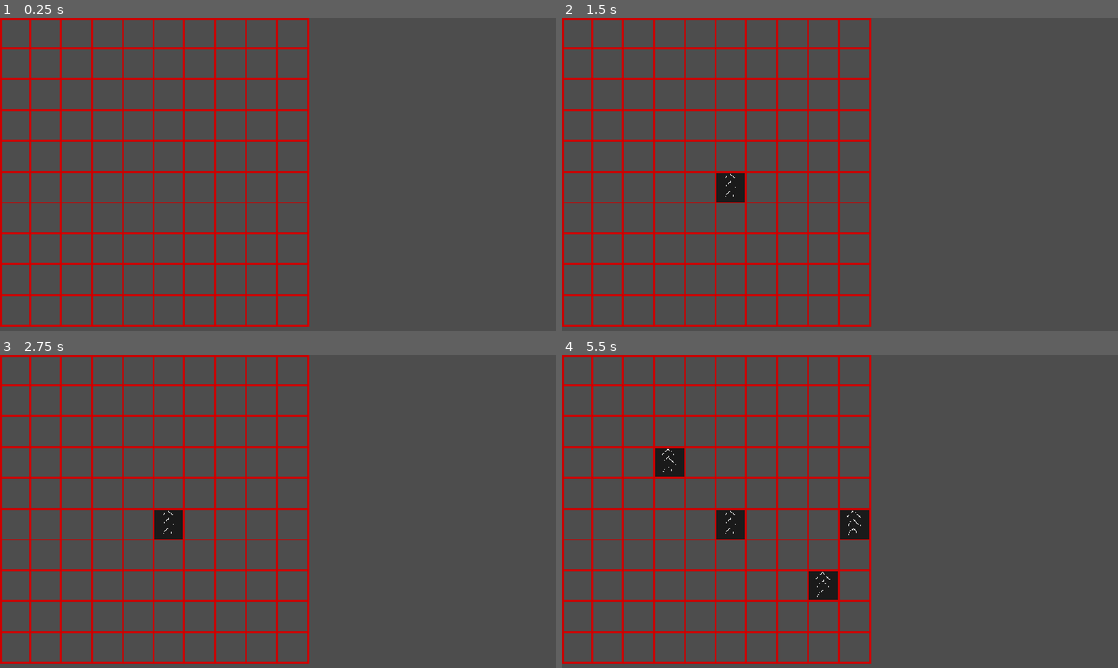
Above: before the commit, frames 1-4 (two rows, left to right).
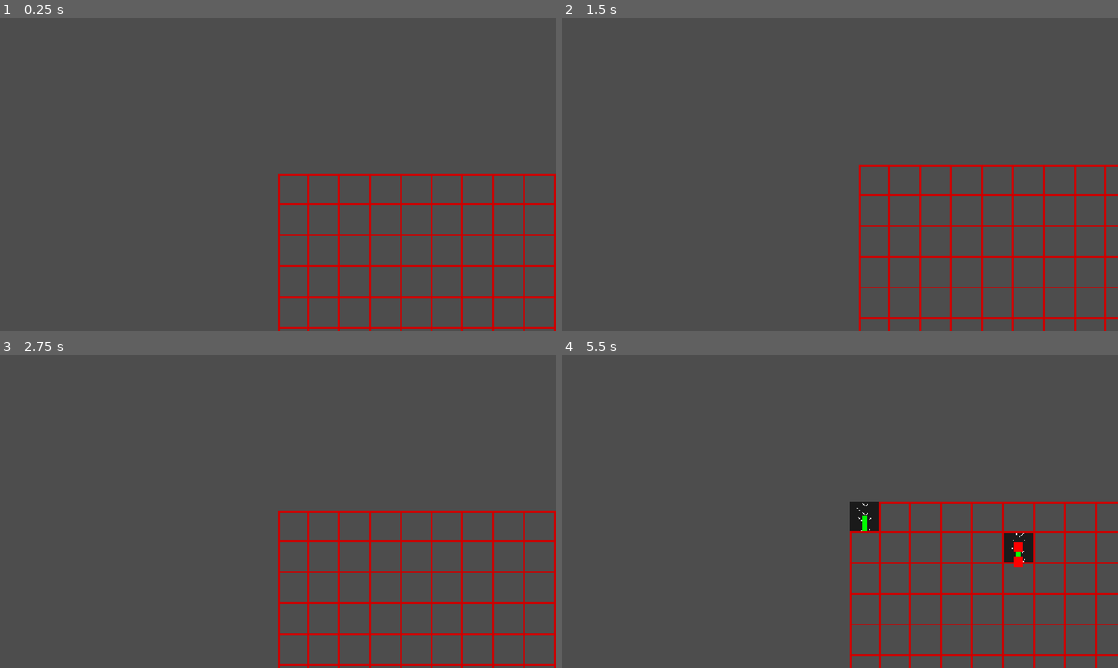
Above: after the commit, the same moments.

Repository: maksymiblue12/TFMG-Mania
Game: Godot game, scene res://world/world.tscn
The game is run twice, just before and just after one commit, with the same random seed, the same clock (stepped at 60 frames per second) and the same inputs.
Inputs (mouse positions are in pixels of both pictures, inside the frame that each line leads up to):
- Up to frame 1 (0.25 s): no input
- Up to frame 2 (1.5 s): tap Enter (ui_accept) at 0.5, 0.77, 1.07, 1.25 s; move the mouse to (962, 158) at 0.52 s; tap S (camera_down, bound only after the commit) at 0.6 s; click (962, 158) at 0.67 s; tap A (camera_left, bound only after the commit) at 0.8, 1.35 s; move the mouse to (728, 190) at 1.27 s; click (728, 190) at 1.42 s
- Up to frame 3 (2.75 s): tap Enter (ui_accept) at 1.52, 1.82, 2 s; tap D (camera_right, bound only after the commit) at 1.55, 2.1 s; move the mouse to (333, 442) at 2.02 s; click (333, 442) at 2.17 s; tap W (camera_up, bound only after the commit) at 2.3 s
- Up to frame 4 (5.5 s): tap Enter (ui_accept) at 2.75, 3.02, 3.32, 3.5, 3.77, 3.8, 4.07, 4.35, 4.52, 4.82, 5 s; move the mouse to (812, 574) at 2.77 s; tap W (camera_up, bound only after the commit) at 2.85 s; click (812, 574) at 2.92 s; tap R (rotate_building, bound only after the commit) at 3.05 s; move the mouse to (1006, 558) at 3.52 s; hold R (rotate_building, bound only after the commit) 3.53-4.28 s; click (1006, 558) at 3.67 s; move the mouse to (673, 464) at 4.27 s; click (673, 464) at 4.42 s; tap S (camera_down, bound only after the commit) at 4.55, 5.1 s; move the mouse to (867, 511) at 5.02 s; click (867, 511) at 5.17 s; tap A (camera_left, bound only after the commit) at 5.3 s

The runs differ from the first frame. In frame 1, 10% of the frame differs, in the area x 0-100%, y 0-100%; in frame 2, 11%; in frame 3, 11%; in frame 4, 13%.

Commit message:
Fix belts

Diff:
--- /dev/null
+++ b/assets/belt_animation.gdshader
@@ -0,0 +1,10 @@
+shader_type canvas_item;
+
+uniform float speed:hint_range(0.0, 10.0, 0.1)=1.0;
+
+void fragment() {
+	vec2 uv=UV;
+	uv.y=fract(uv.y+speed*TIME);
+	vec4 col=texture(TEXTURE,uv);
+	COLOR=col;
+}
--- a/game_constants.gd
+++ b/game_constants.gd
@@ -13,3 +13,11 @@
 	DIRECTION.RIGHT:Vector2.LEFT,
 	DIRECTION.DOWN:Vector2.UP,
 }
+var NEXT_DIRECTION={
+	DIRECTION.LEFT:DIRECTION.UP,
+	DIRECTION.UP:DIRECTION.RIGHT,
+	DIRECTION.RIGHT:DIRECTION.DOWN,
+	DIRECTION.DOWN:DIRECTION.LEFT
+}
+
+enum ITEM_TYPE {NONE,iron}
--- /dev/null
+++ b/game_state.gd
@@ -0,0 +1,18 @@
+extends Node
+
+var belt_manager:BeltManager
+
+var tile_to_place:BaseBuilding=Belt.new()
+
+func _ready() -> void:
+	belt_manager=get_tree().root.get_node("/root/world/BeltManager")
+
+func get_placable_tile():
+	return tile_to_place.get_copy()
+
+func _input(event: InputEvent) -> void:
+	if (event.is_action_pressed("rotate_building")):
+		tile_to_place.rotate_tile()
+
+func _process(delta: float) -> void:
+	pass
--- a/project.godot
+++ b/project.godot
@@ -18,6 +18,7 @@
 [autoload]
 
 GameConstants="*uid://dl0gssxhigtmh"
+GameState="*uid://c0covhy0p6m58"
 
 [display]
 
@@ -29,6 +30,34 @@
 version_control/plugin_name="GitPlugin"
 version_control/autoload_on_startup=true
 
+[input]
+
+camera_left={
+"deadzone": 0.2,
+"events": [Object(InputEventKey,"resource_local_to_scene":false,"resource_name":"","device":-1,"window_id":0,"alt_pressed":false,"shift_pressed":false,"ctrl_pressed":false,"meta_pressed":false,"pressed":false,"keycode":0,"physical_keycode":65,"key_label":0,"unicode":97,"location":0,"echo":false,"script":null)
+]
+}
+camera_right={
+"deadzone": 0.2,
+"events": [Object(InputEventKey,"resource_local_to_scene":false,"resource_name":"","device":-1,"window_id":0,"alt_pressed":false,"shift_pressed":false,"ctrl_pressed":false,"meta_pressed":false,"pressed":false,"keycode":0,"physical_keycode":68,"key_label":0,"unicode":100,"location":0,"echo":false,"script":null)
+]
+}
+camera_up={
+"deadzone": 0.2,
+"events": [Object(InputEventKey,"resource_local_to_scene":false,"resource_name":"","device":-1,"window_id":0,"alt_pressed":false,"shift_pressed":false,"ctrl_pressed":false,"meta_pressed":false,"pressed":false,"keycode":0,"physical_keycode":87,"key_label":0,"unicode":119,"location":0,"echo":false,"script":null)
+]
+}
+camera_down={
+"deadzone": 0.2,
+"events": [Object(InputEventKey,"resource_local_to_scene":false,"resource_name":"","device":-1,"window_id":0,"alt_pressed":false,"shift_pressed":false,"ctrl_pressed":false,"meta_pressed":false,"pressed":false,"keycode":0,"physical_keycode":83,"key_label":0,"unicode":115,"location":0,"echo":false,"script":null)
+]
+}
+rotate_building={
+"deadzone": 0.2,
+"events": [Object(InputEventKey,"resource_local_to_scene":false,"resource_name":"","device":-1,"window_id":0,"alt_pressed":false,"shift_pressed":false,"ctrl_pressed":false,"meta_pressed":false,"pressed":false,"keycode":0,"physical_keycode":82,"key_label":0,"unicode":114,"location":0,"echo":false,"script":null)
+]
+}
+
 [physics]
 
 3d/physics_engine="Jolt Physics"
--- a/systems/belt_path/belt_item.gd
+++ b/systems/belt_path/belt_item.gd
@@ -2,6 +2,7 @@
 extends Node2D
 
 var item_type
+var offset:float=0
 var distance_to_next:float
 
 func create(_item_type) -> void:
--- a/systems/belt_path/belt_manager.gd
+++ b/systems/belt_path/belt_manager.gd
@@ -6,7 +6,7 @@
 var belt_paths:Array[BeltPath]=[]
 
 func is_belt(sq:Square,dir:GameConstants.DIRECTION):
-	return sq and sq.has_tile and sq.is_belt and sq.dir==dir
+	return sq and sq.has_tile and sq.tile.has_component("belt") and sq.tile.dir==dir
 
 func on_belt_added(belt:Belt):
 	var sq=belt.square
@@ -18,11 +18,16 @@
 		front_tile.tile.belt_path.add_belt_before(belt)
 	elif (is_belt(back_tile,belt.dir) and is_belt(front_tile,belt.dir)):
 		back_tile.tile.belt_path.add_belt(belt)
-		belt.belt_path.merge(front_tile)
+		belt.belt_path.merge(front_tile.tile.belt_path)
 	else:
 		new_belt_path(belt)
 
 func new_belt_path(belt:Belt):
 	var p=BELT_PATH.instantiate()
 	add_child(p)
+	belt_paths.append(p)
 	p.add_belt(belt)
+
+func remove_path(path:BeltPath):
+	belt_paths.remove_at(belt_paths.find(path))
+	path.queue_free()
--- a/systems/belt_path/belt_path.gd
+++ b/systems/belt_path/belt_path.gd
@@ -4,12 +4,13 @@
 var BELT_ITEM=preload("res://systems/belt_path/belt_item.tscn")
 
 var curve:Curve2D
+var line
 
 var segments:Array[Belt]=[]
 
-var distance_to_first:float
-var distance_to_last:float
+var distance_to_first:float=0.0
 var items:Array[BeltItem]=[]
+var wants_to_push:bool=false
 
 var length:float=0
 var speed:float=100.0
@@ -17,41 +18,95 @@
 
 func _ready() -> void:
 	curve=Curve2D.new()
+	line=Line2D.new()
+	add_child(line)
+	line.points=curve.get_baked_points()
+	line.width=10
+	line.default_color=Color(0,1,0)
+
+func get_distance_to_last():
+	if (items.is_empty()):
+		return length
+	return items[-1].offset
 
 func add_belt(belt:Belt):
 	belt.belt_path=self
+	if (!segments.is_empty()): segments[-1].ejector_active=false;segments[-1].clear_ejector_item()
 	segments.append(belt)
+	var old_l=length
 	curve.add_point(belt.get_center())
 	curve.add_point(belt.get_direction_side())
 	length=curve.get_baked_length()
+	line.points=curve.get_baked_points()
 
 func add_belt_before(belt:Belt):
 	belt.belt_path=self
+	if (!segments.is_empty()): segments[0].acceptor_active=false
 	segments.insert(0,belt)
+	var old_l=length
 	curve.add_point(belt.get_direction_side(),Vector2.ZERO,Vector2.ZERO,0)
 	curve.add_point(belt.get_center(),Vector2.ZERO,Vector2.ZERO,0)
+	length=curve.get_baked_length()
+	var l_diff=length-old_l
+	for i in items:
+		i.offset+=l_diff
 
 func merge(other:BeltPath):
-	segments.append_array(other.segments)
-	items[0].distance_to_next=distance_to_first+other.distance_to_last
+	for s in other.segments:
+		add_belt(s)
 	for i in other.items:
 		i.reparent(self)
+		i.offset+=length
 	items=other.items+items
-	distance_to_first=other.distance_to_first
-	for i in range(other.curve.point_count):
-		curve.add_point(other.curve.get_point_position(i))
-	length=curve.get_baked_length()
+	GameState.belt_manager.remove_path(other)
 
-func add_item(item_type):
+func add_item(item_type:GameConstants.ITEM_TYPE):
 	var item:BeltItem=BELT_ITEM.instantiate()
+	add_child(item)
 	items.append(item)
 	item.item_type=item_type
-	item.distance_to_next=distance_to_last
-	distance_to_last=0
 
-func _physics_process(delta: float) -> void:
-	distance_to_first-=speed*delta
-	distance_to_first=max(0,distance_to_first)
+func can_add_item():
+	return get_distance_to_last()>=item_spacing or items.is_empty()
+
+func try_add_item(item_type:GameConstants.ITEM_TYPE):
+	if (can_add_item()):
+		add_item(item_type)
+		return true
+	return false
+
+func on_ejected_item():
+	var it=items.pop_front()
+	it.queue_free()
+	wants_to_push=false
+
+func _unhandled_input(event: InputEvent) -> void:
+	if (event.is_action_released("ui_accept")):
+		try_add_item(GameConstants.ITEM_TYPE.iron)
+
+func _process(delta: float) -> void:
+	if (items.is_empty()): return
+
+	var move=speed*delta
+	var moved=0
+	for i in range(items.size()):
+		var item=items[i]
+		var a=item.offset
+
+		if (i==0):
+			a=length-item.offset
+		else:
+			a=items[i-1].offset-item_spacing-item.offset
+
+		var move_amount=min(move,a)
+		moved+=move_amount
+		move-=move_amount
+
+		item.offset+=moved
 
 	for item in items:
-		pass
+		item.position=curve.sample_baked(item.offset)
+
+	wants_to_push=length-items[0].offset==0
+	if (wants_to_push):
+		segments[-1].try_set_ejector_item(items[0].item_type)
--- a/tiles/base_building.gd
+++ b/tiles/base_building.gd
@@ -1,13 +1,20 @@
 class_name BaseBuilding
 extends Node2D
 
-var is_belt:bool=false
+var scene:PackedScene
+var components:PackedStringArray=PackedStringArray()
 
 var square:Square
 var dir:GameConstants.DIRECTION=GameConstants.DIRECTION.UP
 
+func _init() -> void:
+	pass
+
 func _ready() -> void:
-	pass # Replace with function body.
+	update_sprite_direction()
+
+func rotate_tile():
+	dir=GameConstants.NEXT_DIRECTION[dir]
 
 func update_sprite_direction():
 	if (dir==GameConstants.DIRECTION.RIGHT):$Sprite2D.rotation_degrees=90
@@ -21,6 +28,16 @@
 func get_direction_side():
 	return global_position+$Sprite2D.get_rect().size/2+$Sprite2D.get_rect().size/2*GameConstants.DIRECTION_TO_VECTOR[dir]*Vector2(0,-1)
 
+func has_component(component:String):
+	return component.contains(component)
+
+func copy_to(tile):
+	tile.dir=dir
+
+func get_copy():
+	var b=scene.instantiate()
+	copy_to(b)
+	return b
 
 func _process(_delta: float) -> void:
 	pass
--- a/tiles/belt/belt.gd
+++ b/tiles/belt/belt.gd
@@ -1,10 +1,26 @@
 class_name Belt
-extends BaseBuilding
+extends ItemInterface
 
 var belt_path:BeltPath
 
 func _init() -> void:
-	is_belt=true
+	super._init()
+	scene=preload("res://tiles/belt/belt.tscn")
+	components.append("belt")
 
-func _process(_delta: float) -> void:
-	pass
+func can_accept_item():
+	return belt_path.can_add_item()
+
+func on_item_accepted():
+	belt_path.add_item(pop_accepted_item())
+
+func on_item_ejected():
+	belt_path.on_ejected_item()
+
+func _ready() -> void:
+	super._ready()
+	GameState.belt_manager.on_belt_added(self)
+
+func copy_to(tile):
+	super.copy_to(tile)
+	tile.belt_path=belt_path
--- a/tiles/belt/belt.tscn
+++ b/tiles/belt/belt.tscn
@@ -1,12 +1,18 @@
 [gd_scene format=3 uid="uid://48hv7ohq0f80"]
 
 [ext_resource type="Script" uid="uid://bl8h8i7ohgrtc" path="res://tiles/belt/belt.gd" id="1_susb0"]
+[ext_resource type="Shader" uid="uid://drapj8p1phy68" path="res://assets/belt_animation.gdshader" id="2_htjah"]
 [ext_resource type="Texture2D" uid="uid://dqf8wx5gu611j" path="res://assets/pixil-frame-0.png" id="2_rfspg"]
+
+[sub_resource type="ShaderMaterial" id="ShaderMaterial_tcf2h"]
+shader = ExtResource("2_htjah")
+shader_parameter/speed = 1.60000002384192
 
 [node name="Belt" type="Node2D" unique_id=944355608]
 script = ExtResource("1_susb0")
 
 [node name="Sprite2D" type="Sprite2D" parent="." unique_id=1045954290]
 texture_filter = 1
+material = SubResource("ShaderMaterial_tcf2h")
 position = Vector2(30, 30)
 texture = ExtResource("2_rfspg")
--- /dev/null
+++ b/tiles/belt/belt_corner.gd
@@ -0,0 +1,8 @@
+class_name BeltCorner
+extends ItemInterface
+
+func _ready() -> void:
+	pass # Replace with function body.
+
+func _process(delta: float) -> void:
+	pass
--- /dev/null
+++ b/tiles/belt/belt_corner.tscn
@@ -0,0 +1,8 @@
+[gd_scene format=3 uid="uid://ci6n1uwx57hqi"]
+
+[ext_resource type="Script" uid="uid://bwobrvsno61f2" path="res://tiles/belt/belt_corner.gd" id="1_b830j"]
+
+[node name="BeltCorner" type="Node2D" unique_id=1013864991]
+script = ExtResource("1_b830j")
+
+[node name="Sprite2D" type="Sprite2D" parent="." unique_id=1817621761]
--- /dev/null
+++ b/tiles/item_acceptor.gd
@@ -0,0 +1,30 @@
+class_name ItemAcceptor
+extends BaseBuilding
+
+var accepted_item:GameConstants.ITEM_TYPE=GameConstants.ITEM_TYPE.NONE
+var acceptor_active:bool=true
+
+func _init() -> void:
+	super._init()
+	components.append("item_acceptor")
+
+func on_accepted_item():
+	pass
+
+func pop_accepted_item():
+	var t=accepted_item
+	accepted_item=GameConstants.ITEM_TYPE.NONE
+	return t
+
+func copy_to(tile):
+	super.copy_to(tile)
+	tile.accepted_item=accepted_item
+	tile.acceptor_active=acceptor_active
+
+func try_accept_item(item_type:GameConstants.ITEM_TYPE):
+	if (!acceptor_active): return false
+	if (accepted_item==GameConstants.ITEM_TYPE.NONE):
+		accepted_item=item_type
+		on_accepted_item()
+		return true
+	return false
--- /dev/null
+++ b/tiles/item_ejector.gd
@@ -0,0 +1,32 @@
+class_name ItemEjector
+extends BaseBuilding
+
+var item_to_eject:GameConstants.ITEM_TYPE=GameConstants.ITEM_TYPE.NONE
+var ejector_active:bool=true
+
+func _init() -> void:
+	super._init()
+	components.append("item_ejector")
+
+func try_set_ejector_item(item_type:GameConstants.ITEM_TYPE):
+	if (item_to_eject==GameConstants.ITEM_TYPE.NONE):
+		item_to_eject=item_type
+		return true
+	return false
+
+func on_item_ejected():
+	pass
+
+func copy_to(tile):
+	super.copy_to(tile)
+	tile.item_to_eject=item_to_eject
+	tile.ejector_active=ejector_active
+
+func _process(_delta: float) -> void:
+	if (!ejector_active): return
+	var sq=square.get_direction_neighbours()[dir]
+	if (sq and sq.has_tile and sq.tile.has_component("item_acceptor")):
+		var t=(sq.tile as ItemAcceptor)
+		if (t.try_accept_item(item_to_eject)):
+			item_to_eject=GameConstants.ITEM_TYPE.NONE
+			on_item_ejected()
--- /dev/null
+++ b/tiles/item_interface.gd
@@ -0,0 +1,60 @@
+class_name ItemInterface
+extends BaseBuilding
+
+var item_to_eject:GameConstants.ITEM_TYPE=GameConstants.ITEM_TYPE.NONE
+var ejector_active:bool=true
+var accepted_item:GameConstants.ITEM_TYPE=GameConstants.ITEM_TYPE.NONE
+var acceptor_active:bool=true
+
+func _init() -> void:
+	super._init()
+	components.append("item_ejector")
+	components.append("item_acceptor")
+
+func on_item_accepted():
+	pass
+
+func pop_accepted_item():
+	var t=accepted_item
+	accepted_item=GameConstants.ITEM_TYPE.NONE
+	return t
+
+func can_accept_item():
+	return true
+
+func try_accept_item(item_type:GameConstants.ITEM_TYPE):
+	if (!acceptor_active or !can_accept_item()): return false
+	if (accepted_item==GameConstants.ITEM_TYPE.NONE):
+		accepted_item=item_type
+		on_item_accepted()
+		return true
+	return false
+
+func try_set_ejector_item(item_type:GameConstants.ITEM_TYPE):
+	if (item_to_eject==GameConstants.ITEM_TYPE.NONE):
+		item_to_eject=item_type
+		return true
+	return false
+
+func clear_ejector_item():
+	item_to_eject=GameConstants.ITEM_TYPE.NONE
+
+func on_item_ejected():
+	pass
+
+func copy_to(tile):
+	super.copy_to(tile)
+	tile.item_to_eject=item_to_eject
+	tile.ejector_active=ejector_active
+	tile.accepted_item=accepted_item
+	tile.acceptor_active=acceptor_active
+
+func _process(_delta: float) -> void:
+	super._process(_delta)
+	if (!ejector_active or item_to_eject==GameConstants.ITEM_TYPE.NONE): return
+	var sq=square.get_direction_neighbours()[dir]
+	if (sq and sq.has_tile and sq.tile.has_component("item_acceptor")):
+		var t=sq.tile
+		if (t.try_accept_item(item_to_eject)):
+			item_to_eject=GameConstants.ITEM_TYPE.NONE
+			on_item_ejected()
--- /dev/null
+++ b/world/camera.gd
@@ -0,0 +1,10 @@
+extends Camera2D
+
+
+func _ready() -> void:
+	pass # Replace with function body.
+
+
+func _process(delta: float) -> void:
+	var movement=Input.get_vector("camera_left","camera_right","camera_up","camera_down")
+	position+=movement*5
--- a/world/grid.gd
+++ b/world/grid.gd
@@ -10,7 +10,7 @@
 	create_grid(Vector2.ZERO,10,10)
 
 func create_grid(start:Vector2,width:int,height:int):
-	grids[grid_id]={"size":Vector2(width,height)}
+	grids[grid_id]={"size":Vector2(width,height),"bounds":Rect2(start,Vector2(width*64,height*64)),"selected":Vector2i.ZERO}
 	for i in range(width):
 		for j in range(height):
 			create_square(start,i,j,grid_id)
@@ -21,10 +21,23 @@
 	add_child(s)
 	s.create(self,x,y,_id)
 	s.global_position=start+Vector2(64*x,64*y)
-	grids[_id][Vector2(x,y)]=s
+	grids[_id][Vector2i(x,y)]=s
 
 func get_square(_id,x,y):
-	return grids[_id][Vector2(x,y)]
+	return grids[_id][Vector2i(x,y)]
 
 func get_square_or_null(_id,x,y):
-	return grids[_id].get(Vector2(x,y))
+	return grids[_id].get(Vector2i(x,y))
+
+func _input(event: InputEvent) -> void:
+	if (event is InputEventMouseMotion):
+		for k in grids.keys():
+			var v=grids[k]
+			if (!v["bounds"].has_point(get_global_mouse_position())):
+				v[v["selected"]]._on_mouse_exited()
+				continue
+			var pos=Vector2i((get_global_mouse_position()-v["bounds"].position)/64)
+			v[pos]._on_mouse_entered()
+			if (v["selected"]!=pos):
+				v[v["selected"]]._on_mouse_exited()
+			v["selected"]=pos
--- a/world/square.gd
+++ b/world/square.gd
@@ -48,25 +48,22 @@
 	}
 
 func _input(event: InputEvent) -> void:
-	if (event is InputEventMouseMotion):
-		if (panel.get_rect().has_point(get_local_mouse_position()) and !has_mouse):
-			_on_mouse_entered()
-		elif (!panel.get_rect().has_point(get_local_mouse_position()) and has_mouse):
-			_on_mouse_exited()
-	elif (event is InputEventMouseButton):
+	if (event is InputEventMouseButton):
 		if (has_mouse and !has_tile):
-			set_tile_type("belt")
+			set_tile()
 
-func set_tile_type(type):
+func set_tile():
 	has_tile=true
-	tile=TILE_TYPES[type].instantiate()
+	tile=GameState.get_placable_tile()
 	tile.square=self
 	add_child(tile)
 
 func _on_mouse_entered() -> void:
+	if (has_mouse):return
 	has_mouse=true
 	stylebox.bg_color=Color(0.0, 0.033, 1.0, 0.25)
 
 func _on_mouse_exited() -> void:
+	if (!has_mouse):return
 	has_mouse=false
 	stylebox.bg_color=Color(0.0, 0.0, 0.0, 0.0)
--- a/world/world.tscn
+++ b/world/world.tscn
@@ -1,13 +1,17 @@
 [gd_scene format=3 uid="uid://bqykhjxijg8fg"]
 
-[ext_resource type="PackedScene" uid="uid://baj012ptmlrgu" path="res://systems/belt_path/belt_path.tscn" id="1_f3sb7"]
 [ext_resource type="Script" uid="uid://vxtutjs55nhh" path="res://world/grid.gd" id="2_fj7yv"]
+[ext_resource type="Script" uid="uid://dke8bwkc61cv" path="res://systems/belt_path/belt_manager.gd" id="3_4717r"]
+[ext_resource type="Script" uid="uid://cv2i7u0x5m256" path="res://world/camera.gd" id="3_h5o24"]
 
 [node name="world" type="Node2D" unique_id=1034354916]
 
-[node name="BeltPath" parent="." unique_id=1294493457 instance=ExtResource("1_f3sb7")]
-visible = false
-position = Vector2(212, 119)
-
 [node name="grid" type="Node2D" parent="." unique_id=1319886767]
 script = ExtResource("2_fj7yv")
+
+[node name="BeltManager" type="Node2D" parent="." unique_id=1092892847]
+script = ExtResource("3_4717r")
+metadata/_custom_type_script = "uid://dke8bwkc61cv"
+
+[node name="Camera" type="Camera2D" parent="." unique_id=566005060]
+script = ExtResource("3_h5o24")
Not shown, added: assets/belt_animation.gdshader.uid
Not shown, added: game_state.gd.uid
Not shown, added: tiles/belt/belt_corner.gd.uid
Not shown, added: tiles/item_acceptor.gd.uid
Not shown, added: tiles/item_ejector.gd.uid
Not shown, added: tiles/item_interface.gd.uid
Not shown, added: world/camera.gd.uid
